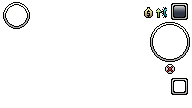
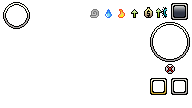
Layered file, before and after one edit (192x108). Changes by layer:
added group "air" with 1 layers above "water" over [90, 9, 99, 18]
added layer "Layer 45" in group "air" over [90, 9, 99, 18]
added group "water" with 1 layers above "fire" over [105, 9, 112, 18]
added layer "Layer 44" in group "water" over [105, 9, 112, 18]
added group "fire" with 1 layers above "upgrade 2" over [118, 9, 125, 18]
added layer "Layer 43" in group "fire" over [118, 9, 125, 18]
added group "upgrade 2" with 2 layers above "exit" over [131, 9, 138, 18]
added layer "Layer 41" in group "upgrade 2" over [131, 9, 138, 18]
added layer "Layer 42" in group "upgrade 2" over [132, 10, 137, 18]
added group "border hover" with 2 layers above "border" over [150, 78, 167, 95]
added layer "Layer 35 copy" in group "border hover" over [151, 79, 166, 94]
added layer "Layer 30 copy" (1st of 2, in "border hover") in group "border hover" over [150, 78, 167, 95]
